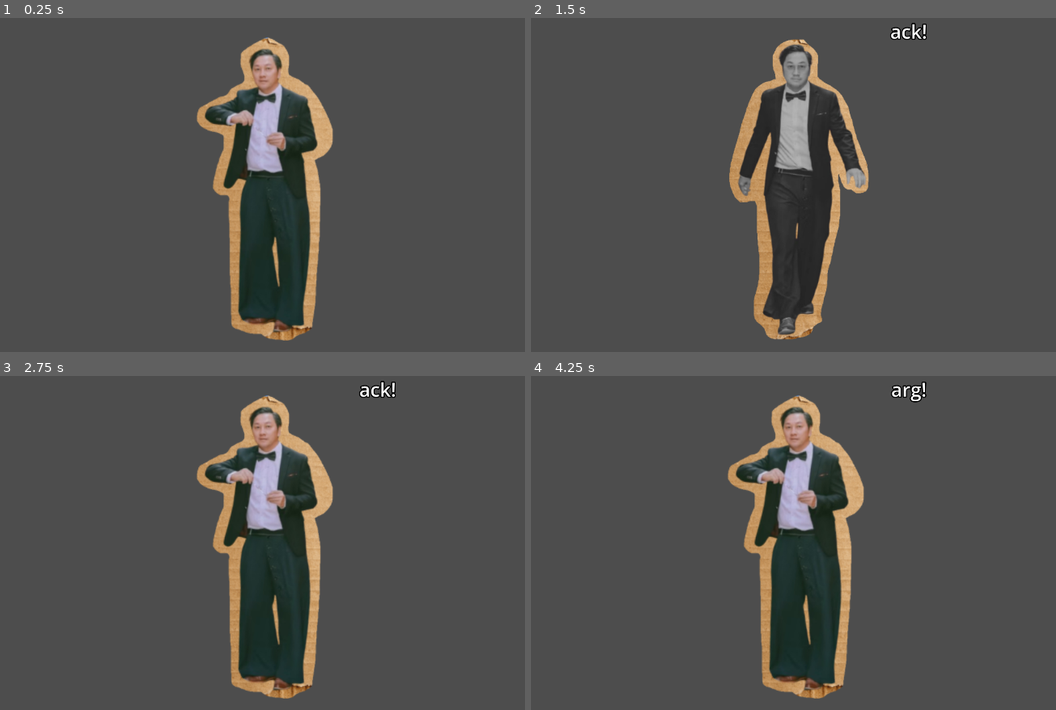
Above: before the commit, frames 1-4 (two rows, left to right).
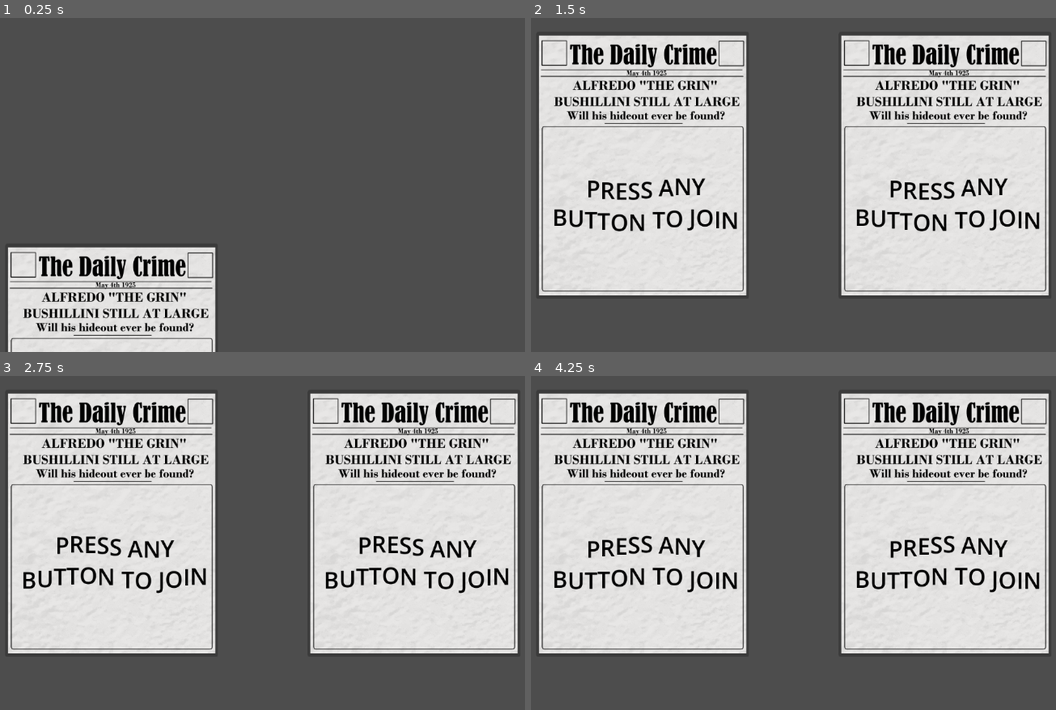
Above: after the commit, the same moments.

Repository: kylepfurey/Godotions
Game: Godot game, scene res://start stuff/select_screen.tscn
Two runs of this game, one before a commit and one after it. Both use one fixed random seed, a clock stepped at 60 frames per second and the inputs below. Before the commit the project starts from res://enemies/goon_scene.tscn.
Inputs:
- Up to frame 1 (0.25 s): no input
- Up to frame 2 (1.5 s): tap Enter at 0.5, 1.25 s; hold J (test_hit) 0.53-1.28 s; tap J (test_hit) at 1.35 s
- Up to frame 3 (2.75 s): tap Enter at 2 s; hold J (test_hit) from 2.03 s (still down)
- Up to frame 4 (4.25 s): tap Enter at 2.75, 3.5 s; release J (test_hit) at 2.78 s; tap J (test_hit) at 2.85 s; hold J (test_hit) from 3.53 s (still down)

The runs differ from the first frame. In frame 1, 27% of the frame differs, in the area x 1-64%, y 5-100%; in frame 2, 72%; in frame 3, 73%, in the area x 1-99%, y 1-97%; in frame 4, 73%.

Commit message:
select screen

Diff:
--- a/godotions/project.godot
+++ b/godotions/project.godot
@@ -15,7 +15,7 @@
 [application]
 
 config/name="Godotions"
-run/main_scene="uid://bt01kjal833is"
+run/main_scene="uid://dw366qwjl3tk1"
 config/features=PackedStringArray("4.6", "Forward Plus")
 config/icon="res://icon.svg"
 
--- /dev/null
+++ b/godotions/start stuff/select_screen.gd
@@ -0,0 +1,31 @@
+extends Control
+
+var p1_controller = null
+var p2_controller = null
+
+@onready var p1_text := $Player1Bg/Player1JoinText
+@onready var p2_text := $Player2Bg/Player2JoinText
+
+@onready var animation_player := $AnimationPlayer
+
+signal players_joined(p1_controller, p2_controller)
+
+func _ready() -> void:
+	animation_player.play("pull_up_animation")
+
+func _input(event: InputEvent) -> void:
+	if event is InputEventJoypadButton:
+		var device := event.device
+		if p1_controller == null:
+			p1_controller = device
+			p1_text.text = "WELCOME PLAYER 1"
+
+		if p2_controller == null and device != p1_controller:
+			p2_controller = device
+			p2_text.text = "WELCOME PLAYER 2"
+			emit_signal("players_joined",p1_controller,p2_controller)
+
+
+func _process(delta: float) -> void:
+	p1_text.text = "[wave amp=60 freq=3]PRESS ANY BUTTON TO JOIN[/wave]"
+	p2_text.text = "[wave amp=60 freq=3]PRESS ANY BUTTON TO JOIN[/wave]"
--- /dev/null
+++ b/godotions/start stuff/select_screen.tscn
@@ -0,0 +1,151 @@
+[gd_scene format=3 uid="uid://dw366qwjl3tk1"]
+
+[ext_resource type="Script" uid="uid://bpuvnn38cxp0i" path="res://start stuff/select_screen.gd" id="1_qmw8t"]
+[ext_resource type="Texture2D" uid="uid://by6hf3lwsfkpd" path="res://start stuff/newspaper.png" id="2_hn4lf"]
+
+[sub_resource type="Animation" id="Animation_hn4lf"]
+length = 0.001
+tracks/0/type = "value"
+tracks/0/imported = false
+tracks/0/enabled = true
+tracks/0/path = NodePath("Player1Bg:position")
+tracks/0/interp = 1
+tracks/0/loop_wrap = true
+tracks/0/keys = {
+"times": PackedFloat32Array(0),
+"transitions": PackedFloat32Array(1),
+"update": 0,
+"values": [Vector2(108.000015, 72.00001)]
+}
+tracks/1/type = "value"
+tracks/1/imported = false
+tracks/1/enabled = true
+tracks/1/path = NodePath("Player2Bg:position")
+tracks/1/interp = 1
+tracks/1/loop_wrap = true
+tracks/1/keys = {
+"times": PackedFloat32Array(0),
+"transitions": PackedFloat32Array(1),
+"update": 0,
+"values": [Vector2(647.00006, 72)]
+}
+
+[sub_resource type="Animation" id="Animation_ots6f"]
+resource_name = "pull_up_animation"
+length = 1.4
+tracks/0/type = "value"
+tracks/0/imported = false
+tracks/0/enabled = true
+tracks/0/path = NodePath("Player1Bg:position")
+tracks/0/interp = 1
+tracks/0/loop_wrap = true
+tracks/0/keys = {
+"times": PackedFloat32Array(0, 0.6),
+"transitions": PackedFloat32Array(1, 1),
+"update": 0,
+"values": [Vector2(107.99999, 690), Vector2(108.000015, 72.00001)]
+}
+tracks/1/type = "value"
+tracks/1/imported = false
+tracks/1/enabled = true
+tracks/1/path = NodePath("Player2Bg:position")
+tracks/1/interp = 1
+tracks/1/loop_wrap = true
+tracks/1/keys = {
+"times": PackedFloat32Array(0.26666668, 0.76666665),
+"transitions": PackedFloat32Array(1, 1),
+"update": 0,
+"values": [Vector2(647, 727), Vector2(647.00006, 72)]
+}
+
+[sub_resource type="Animation" id="Animation_pi622"]
+resource_name = "select_text_animation"
+loop_mode = 1
+
+[sub_resource type="AnimationLibrary" id="AnimationLibrary_pi622"]
+_data = {
+&"RESET": SubResource("Animation_hn4lf"),
+&"pull_up_animation": SubResource("Animation_ots6f"),
+&"select_text_animation": SubResource("Animation_pi622")
+}
+
+[sub_resource type="Theme" id="Theme_hn4lf"]
+default_font_size = 143
+
+[node name="SelectScreen" type="Control" unique_id=192181342]
+layout_mode = 3
+anchors_preset = 15
+anchor_right = 1.0
+anchor_bottom = 1.0
+grow_horizontal = 2
+grow_vertical = 2
+script = ExtResource("1_qmw8t")
+
+[node name="AnimationPlayer" type="AnimationPlayer" parent="." unique_id=1714860289]
+libraries/ = SubResource("AnimationLibrary_pi622")
+
+[node name="Player1Bg" type="TextureRect" parent="." unique_id=607851641]
+layout_mode = 1
+anchors_preset = -1
+anchor_left = 0.11000001
+anchor_top = 0.11100001
+anchor_right = 0.42700002
+anchor_bottom = 0.85300004
+offset_left = -18.719994
+offset_top = 0.071998596
+offset_right = 124.09598
+offset_bottom = 156.25647
+scale = Vector2(0.755, 0.755)
+texture = ExtResource("2_hn4lf")
+
+[node name="Player1JoinText" type="RichTextLabel" parent="Player1Bg" unique_id=2072093297]
+layout_mode = 1
+anchors_preset = -1
+anchor_top = 0.439
+anchor_right = 0.97800004
+anchor_bottom = 0.711
+offset_left = 27.814543
+offset_top = 47.50934
+offset_right = -0.1352539
+offset_bottom = 47.75534
+theme = SubResource("Theme_hn4lf")
+theme_override_colors/default_color = Color(0, 0, 0, 1)
+theme_override_colors/font_outline_color = Color(1, 1, 1, 1)
+theme_override_font_sizes/normal_font_size = 54
+bbcode_enabled = true
+text = "PRESS ANY BUTTONTO JOIN"
+horizontal_alignment = 1
+vertical_alignment = 1
+
+[node name="Player2Bg" type="TextureRect" parent="." unique_id=282857272]
+layout_mode = 1
+anchors_preset = -1
+anchor_left = 0.56200004
+anchor_top = 0.11100001
+anchor_right = 0.89500004
+anchor_bottom = 0.85300004
+offset_left = -0.42401123
+offset_top = 0.07199097
+offset_right = 123.95996
+offset_bottom = 156.26208
+scale = Vector2(0.755, 0.755)
+texture = ExtResource("2_hn4lf")
+
+[node name="Player2JoinText" type="RichTextLabel" parent="Player2Bg" unique_id=1241154620]
+layout_mode = 1
+anchors_preset = -1
+anchor_top = 0.439
+anchor_right = 0.97800004
+anchor_bottom = 0.711
+offset_left = 27.814474
+offset_top = 47.506653
+offset_right = -0.13528442
+offset_bottom = 47.752655
+theme = SubResource("Theme_hn4lf")
+theme_override_colors/default_color = Color(0, 0, 0, 1)
+theme_override_colors/font_outline_color = Color(1, 1, 1, 1)
+theme_override_font_sizes/normal_font_size = 54
+bbcode_enabled = true
+text = "PRESS ANY BUTTON TO JOIN"
+horizontal_alignment = 1
+vertical_alignment = 1
Binary file added: godotions/start stuff/newspaper.png
Not shown, added: godotions/start stuff/newspaper.png.import
Not shown, added: godotions/start stuff/select_screen.gd.uid
